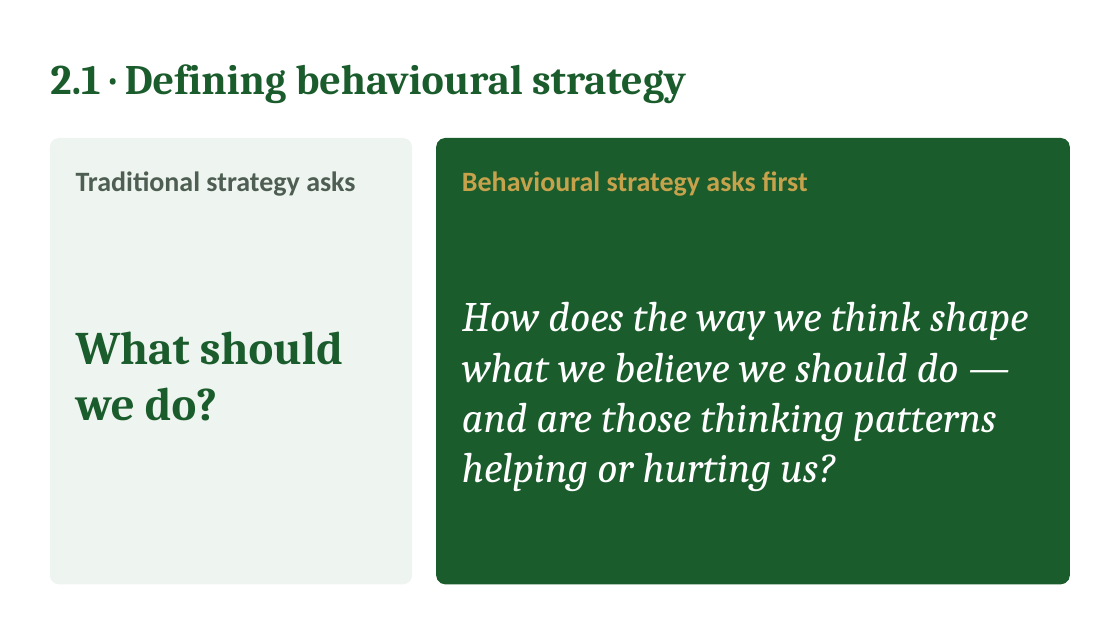
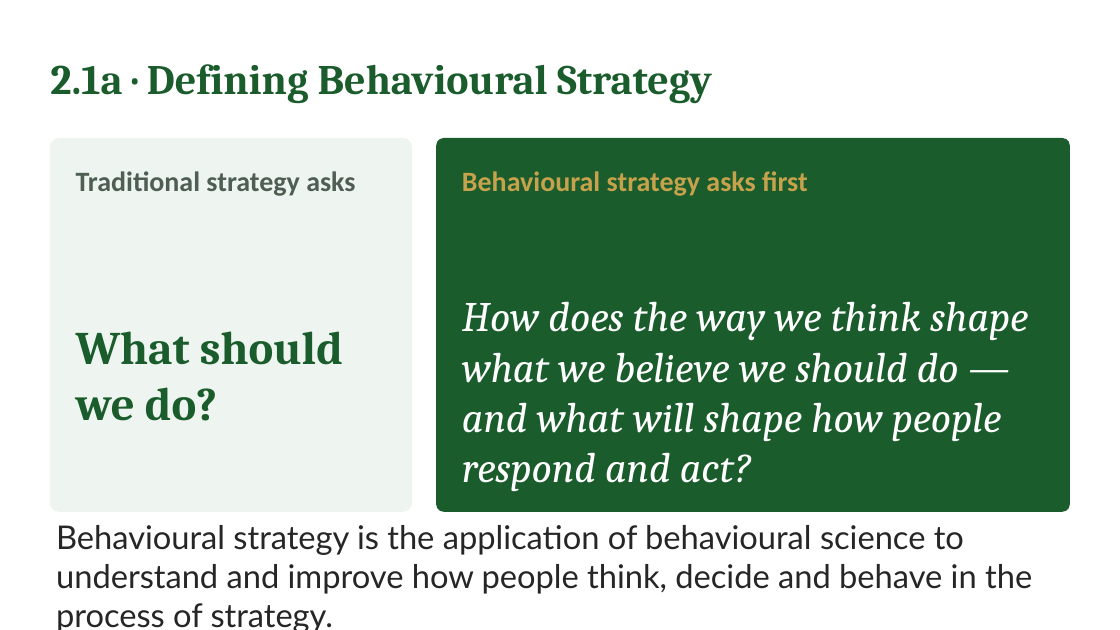
Before and after one commit to IBSL26/ibsl-platform, a slide deck: slide 9 of Unit decks/Unit 01 - Behavioural Strategy Fundamentals.pptx. Drawn at 1120x630 pixels with LibreOffice and Linux fonts; fonts in the diff are those of the drawing. Boxes give left, top, right and bottom in pixels: in the first picture for what was removed or moved away, otherwise in the second. Text is boxed around its words. In the diff, an @@ line names an element or a change of style, - is before the commit and + after.

Commit message:
Unit 1: participant text reframed, deck final

```diff
--- a/Unit decks/Unit 01 - Behavioural Strategy Fundamentals.pptx
+++ b/Unit decks/Unit 01 - Behavioural Strategy Fundamentals.pptx
@@ text at (50,64,712,104): text changed @@
-2.1 · Defining behavioural strategy
+2.1a · Defining Behavioural Strategy
@@ rounded rectangle: place and size @@
-rounded rectangle at (50,139,412,584)
+rounded rectangle at (50,139,412,512)
@@ rounded rectangle: place and size @@
-rounded rectangle at (437,139,1070,584)
+rounded rectangle at (437,139,1070,512)
@@ text at (462,301,1028,491): text changed @@
-How does the way we think shape what we believe we should do — and are those thinking patterns helping or hurting us?
+How does the way we think shape what we believe we should do — and what will shape how people respond and act?
@@ text added at (56,525,1032,630), 28 pt, text #262626 @@
+Behavioural strategy is the application of behavioural science to understand and improve how people think, decide and behave in the process of strategy.
```
Also in this commit, not shown: 25 other slides changed, 9 slides added, 11 slides removed, 3 other files.
